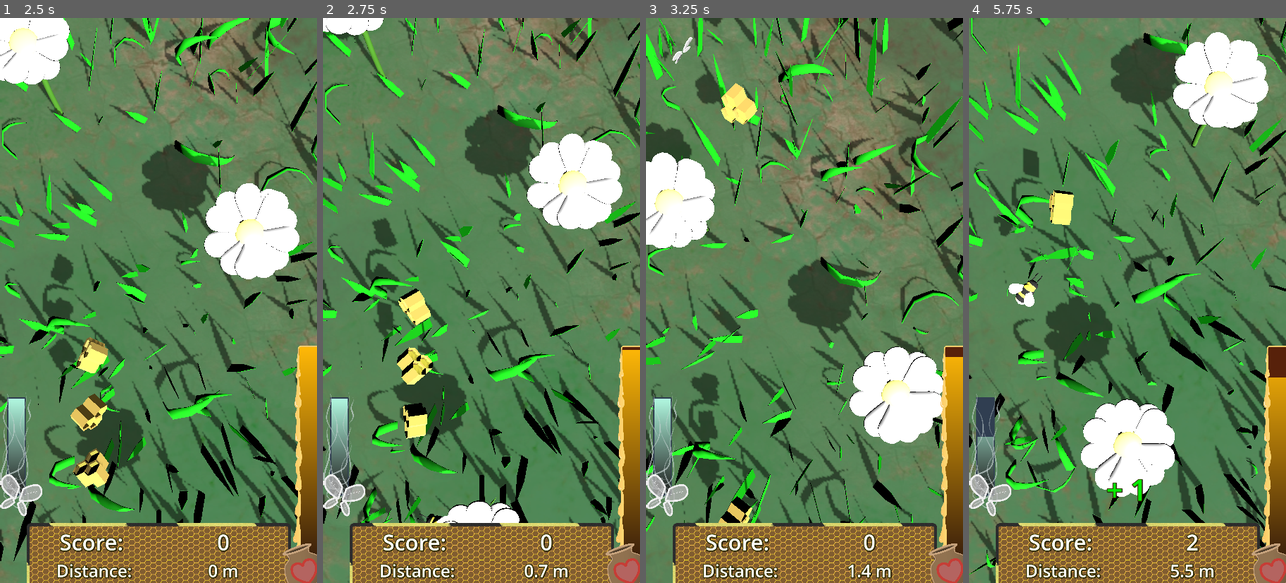
Above: before the commit, frames 1-4 (left to right).
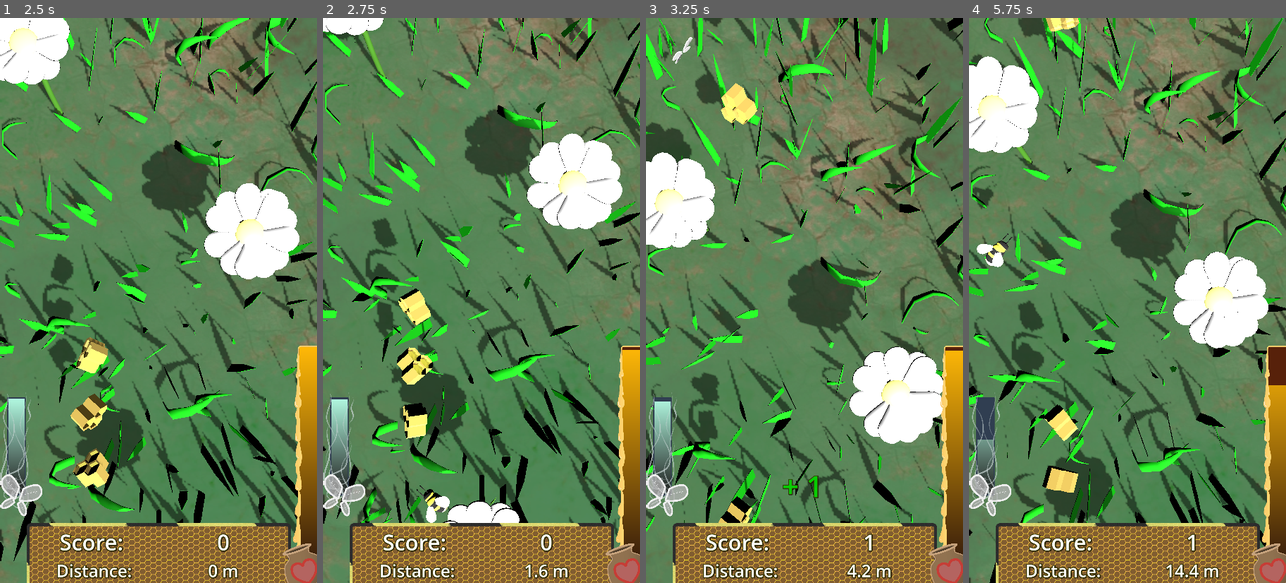
Above: after the commit, the same moments.

Repository: LettucePie/flicky_bee
Game: Godot game, scene res://Play/play_1.tscn
Two runs of this game, one before a commit and one after it. Both use one fixed random seed, a clock stepped at 60 frames per second and the inputs below.
Inputs (mouse positions are in pixels of both pictures, inside the frame that each line leads up to):
- Up to frame 1 (2.5 s): click "Continue" at 0.5 s; move the mouse to (228, 272) at 1.27 s; hold Up (ui_up) 1.28-2 s; click (228, 272) at 1.42 s; drag from (95, 328) to (142, 413) at 2.02 s
- Up to frame 2 (2.75 s): no input
- Up to frame 3 (3.25 s): move the mouse to (836, 176) at 2.77 s; hold Up (ui_up) from 2.78 s (still down); click (836, 176) at 2.92 s
- Up to frame 4 (5.75 s): release Up (ui_up) at 3.5 s; drag from (1111, 413) to (1032, 215) at 3.52 s; move the mouse to (1222, 385) at 4.27 s; hold Down (ui_down) 4.28-5 s; click (1222, 385) at 4.42 s; drag from (1032, 215) to (1079, 159) at 5.02 s

Frame 1 is identical in both runs. In frame 2, 0.6% of the frame differs, in the area x 2-72%, y 61-100%; in frame 3, 0.7%; in frame 4, 48%, in the area x 0-100%, y 0-100%.

Commit message:
Cleaned up a bit of the Player Code. Switched over the Acceleration and Distance of the Flick to be higher in speed but lower in distance. Going for a more , flick and fly design.

Diff:
--- a/Core/player.gd
+++ b/Core/player.gd
@@ -5,6 +5,8 @@
 signal finished_travel(count)
 signal flick_depleted()
 signal collected(obj)
+
+@export var flick_acc_curve : Curve
 
 @export var honey_sound : AudioStreamWAV
 @export var jar_sound: AudioStreamWAV
@@ -16,6 +18,7 @@
 
 var flick_target : Vector3
 var start_point : Vector3
+var total_distance : float
 var flicked := false
 var flown := false
 var trace := true
@@ -28,9 +31,9 @@
 var fly_dir := Vector3.FORWARD
 var fly_amp := 0.0
 var fly_force := 1.0
-var initial_acc := 8.0
-var drag := 0.05
-var final_acc := 2.0
+var initial_acc := 12.0
+#var drag := 0.05
+var final_acc := 4.0
 var speed := 0.0
 ##
 ##
@@ -54,20 +57,25 @@
 			$Buzz.pitch_scale = 0.9 + fly_force
 		else:
 			var pos = self.get_position()
-			if pos.distance_to(flick_target) > 0.5:
+			var distance = pos.distance_to(flick_target)
+			var percent = distance / total_distance
+			speed = lerp(
+				initial_acc,
+				final_acc,
+				flick_acc_curve.sample(percent)
+				)
+			if pos.distance_to(flick_target) <= 0.95:
 				pos = pos.move_toward(flick_target, speed * delta)
 			else:
 				emit_signal("flick_depleted")
 				flown = true
-				fly_force = 0.1
+				fly_force = 1.0
 				fly_amp = 0.1
 				if anim.current_animation != "Base/Fly":
 					anim.play("Base/Fly")
 				if !$Buzz.playing:
 					$Buzz.playing = true
 			self.set_position(pos)
-		if speed > final_acc:
-			speed = clamp(speed - drag, final_acc, initial_acc)
 	if magnet_col.size() > 0:
 		for m in magnet_col:
 			var m_pos = m.get_global_position()
@@ -88,6 +96,7 @@
 	flick_target = target
 	start_point = self.get_position()
 	flick_target.y = start_point.y
+	total_distance = start_point.distance_to(flick_target)
 	speed = initial_acc
 	flown = false
 	previous_dir = fly_dir
--- a/Core/player.tscn
+++ b/Core/player.tscn
@@ -1,14 +1,15 @@
-[gd_scene load_steps=14 format=3 uid="uid://byv8nd4kxpkro"]
+[gd_scene load_steps=15 format=3 uid="uid://byv8nd4kxpkro"]
 
 [ext_resource type="Script" path="res://Core/player.gd" id="1_igtm3"]
-[ext_resource type="AudioStream" uid="uid://4pxv5abssbnd" path="res://Core/Sound/Pickup_Honey.wav" id="2_4u6o7"]
-[ext_resource type="PackedScene" uid="uid://rch8dpbktmk2" path="res://Core/Art/Bee_Static.glb" id="2_rb71e"]
-[ext_resource type="AudioStream" uid="uid://cfyrrdxckkthf" path="res://Core/Sound/Pickup_Jar.wav" id="3_d0pwn"]
-[ext_resource type="AudioStream" uid="uid://dbcrb7wvphvt4" path="res://Core/Sound/Buzz.wav" id="3_gfl7y"]
-[ext_resource type="AudioStream" uid="uid://d26ee8rkbsmf6" path="res://Core/Sound/Pickup_Wing.wav" id="4_3cdhx"]
-[ext_resource type="AudioStream" uid="uid://dknybi874y4on" path="res://Core/Sound/Flower_Land.wav" id="5_um41a"]
+[ext_resource type="AudioStream" uid="uid://b0yp3fg6r7aa5" path="res://Core/Sound/Pickup_Honey.wav" id="2_4u6o7"]
+[ext_resource type="Curve" uid="uid://dgwlo3h2c16iw" path="res://Core/player_flick_acc_curve.tres" id="2_6vkyy"]
+[ext_resource type="PackedScene" uid="uid://d2eg8c0vjrofy" path="res://Core/Art/Bee_Static.glb" id="2_rb71e"]
+[ext_resource type="AudioStream" uid="uid://buswc01p8s40d" path="res://Core/Sound/Pickup_Jar.wav" id="3_d0pwn"]
+[ext_resource type="AudioStream" uid="uid://brrif5m1ggn5l" path="res://Core/Sound/Buzz.wav" id="3_gfl7y"]
+[ext_resource type="AudioStream" uid="uid://b1gkytcm4mfey" path="res://Core/Sound/Pickup_Wing.wav" id="4_3cdhx"]
+[ext_resource type="AudioStream" uid="uid://chcsbdvc02wgt" path="res://Core/Sound/Flower_Land.wav" id="5_um41a"]
 [ext_resource type="AnimationLibrary" uid="uid://c1ugy47v2irx5" path="res://Core/Art/Animations/Bee/Bee_Library.res" id="6_8bfam"]
-[ext_resource type="PackedScene" uid="uid://b6o2j1lylqq4o" path="res://Core/Art/Bee.glb" id="7_kt7jm"]
+[ext_resource type="PackedScene" uid="uid://c5kfxx6ta1732" path="res://Core/Art/Bee.glb" id="7_kt7jm"]
 
 [sub_resource type="StandardMaterial3D" id="StandardMaterial3D_jkrjm"]
 albedo_color = Color(0, 0.0117647, 1, 1)
@@ -25,6 +26,7 @@
 collision_layer = 2
 collision_mask = 5
 script = ExtResource("1_igtm3")
+flick_acc_curve = ExtResource("2_6vkyy")
 honey_sound = ExtResource("2_4u6o7")
 jar_sound = ExtResource("3_d0pwn")
 wing_sound = ExtResource("4_3cdhx")
--- /dev/null
+++ b/Core/player_flick_acc_curve.tres
@@ -0,0 +1,5 @@
+[gd_resource type="Curve" format=3 uid="uid://dgwlo3h2c16iw"]
+
+[resource]
+_data = [Vector2(0, 1), 0.0, -0.0338139, 0, 0, Vector2(1, 0), -2.07119, 0.0, 0, 0]
+point_count = 2
--- a/Play/play_1.gd
+++ b/Play/play_1.gd
@@ -20,6 +20,7 @@
 ##
 ## HUD
 ##
+var max_dimension := Vector2.ZERO
 var left_2d_bound := Vector2.ZERO
 var right_2d_bound := Vector2.ZERO
 ##
@@ -133,64 +134,78 @@
 
 func _input(event):
 	if event is InputEventMouseButton and time > 0.0:
-		if !touching and event.pressed:
-			touching = true
-			touch_start = event.position
-			if !traveling:
-				player_pos_2d = $Camera3D.unproject_position(player.get_position())
-				$Arc_Visual._assign_start_point(player_pos_2d)
-			else:
-				$Knob_Visual._assign_start_point(touch_start)
-		elif !event.pressed:
-			touching = false
-			touch_start = Vector2.ZERO
-			if flick_valid:
-				_flick_player()
-				$Arc_Visual._release()
-			else:
-				$Arc_Visual._cancel()
-			if traveling:
-				if player != null:
-					player._release_flight()
-					print("Release Flight")
-					flying = false
-					flight_strength = 0.0
-				$Knob_Visual._release()
+		_process_click(event)
 	if event is InputEventMouseMotion and time > 0.0:
 		if touching:
-			var direction = touch_start.direction_to(event.position)
-			var tension = touch_start.distance_to(event.position)
-			if !traveling:
-				direction *= -1.0
-				tension *= 2.0
-				if tension > 150 and player != null:
-					flick_valid = true
-					var offset = direction * tension
-					flick_trajectory = (player_pos_2d + offset).clamp(
-						left_2d_bound, right_2d_bound
-					)
-					if flick_trajectory.y > player_pos_2d.y:
-						flick_trajectory.y = player_pos_2d.y
-					flick_target = $Camera3D.project_position(
-						flick_trajectory, 12.5
-					)
-					if flick_target.z > player.get_position().z:
-						flick_target.z = player.get_position().z
-					$Arc_Visual._update_target_point(flick_trajectory)
-				else:
-					flick_valid = false
-					$Arc_Visual._cancel()
-			else:
-				flight_strength = clamp(
-					tension, 0.0, flight_bound
-					) / flight_bound
-				var dir_3d = Vector3(direction.x, 0.0, direction.y)
-				if flight < 1.0:
-					flight_strength = clamp(flight, 0.1, 1.0)
-				if player != null:
-					player._fly_to(dir_3d, flight_strength)
-					flying = true
-				$Knob_Visual._update_target_point(event.position)
+			_process_drag(event)
+
+###
+### The Logic for establishing whether the player is flicking or flying
+func _process_click(event : InputEventMouseButton) -> void:
+	if !touching and event.pressed:
+		touching = true
+		touch_start = event.position
+		if !traveling:
+			player_pos_2d = $Camera3D.unproject_position(player.get_position())
+			$Arc_Visual._assign_start_point(player_pos_2d)
+		else:
+			$Knob_Visual._assign_start_point(touch_start)
+	elif !event.pressed:
+		touching = false
+		touch_start = Vector2.ZERO
+		if flick_valid:
+			_flick_player()
+			$Arc_Visual._release()
+		else:
+			$Arc_Visual._cancel()
+		if traveling:
+			if player != null:
+				player._release_flight()
+				print("Release Flight")
+				flying = false
+				flight_strength = 0.0
+			$Knob_Visual._release()
+
+###
+### The Logic for controlling which direction the player is flicked,
+### and the direction they fly
+func _process_drag(event : InputEventMouseMotion) -> void:
+	var direction = touch_start.direction_to(event.position)
+	var tension = clamp(
+		touch_start.distance_to(event.position),
+		0,
+		max_dimension.y * 0.4
+		)
+	if !traveling:
+		direction *= -1.0
+		if tension > max_dimension.y * 0.1 and player != null:
+			flick_valid = true
+			var offset = direction * tension
+			flick_trajectory = (player_pos_2d + offset).clamp(
+				left_2d_bound, right_2d_bound
+			)
+			if flick_trajectory.y > player_pos_2d.y:
+				flick_trajectory.y = player_pos_2d.y
+			flick_target = $Camera3D.project_position(
+				flick_trajectory, 12.5
+			)
+			if flick_target.z > player.get_position().z:
+				flick_target.z = player.get_position().z
+			$Arc_Visual._update_target_point(flick_trajectory)
+		else:
+			flick_valid = false
+			$Arc_Visual._cancel()
+	else:
+		flight_strength = clamp(
+			tension, 0.0, flight_bound
+			) / flight_bound
+		var dir_3d = Vector3(direction.x, 0.0, direction.y)
+		if flight < 1.0:
+			flight_strength = clamp(flight, 0.1, 1.0)
+		if player != null:
+			player._fly_to(dir_3d, flight_strength)
+			flying = true
+		$Knob_Visual._update_target_point(event.position)
 
 
 func _physics_process(delta):
@@ -220,11 +235,17 @@
 func _establish_bounds() -> void:
 #	var max = get_window().size
 #	var max = DisplayServer.window_get_size()
-	var max = $HUD/Max.get_position()
-	var center = max * 0.5
-	print("Max ", max, " Center ", center)
-	left_2d_bound = Vector2(clamp(center.x - 540, 0, max.x), 0)
-	right_2d_bound = Vector2(clamp(max.x - left_2d_bound.x, 0, max.x), max.y)
+	max_dimension = $HUD/Max.get_position()
+	var center = max_dimension * 0.5
+	print("Max ", max_dimension, " Center ", center)
+	left_2d_bound = Vector2(
+		clamp(center.x - 540, 0, max_dimension.x),
+			0
+		)
+	right_2d_bound = Vector2(
+		clamp(max_dimension.x - left_2d_bound.x, 0, max_dimension.x),
+			max_dimension.y
+		)
 	print("LeftBound: ", left_2d_bound, " RightBound: ", right_2d_bound)
 
 
@@ -240,7 +261,7 @@
 	$Life_Timer.stop()
 	$Rest_Timer.start(rest_time)
 	time = clamp(time + 1.0, 0.0, life_time)
-	flight = clamp(flight + 1.0, 0.0, flight_reserve)
+	flight = clamp(flight + 2.0, 0.0, flight_reserve)
 	platform_score += 2
 	$HUD._update_score(2, platform_score)
 
--- a/project.godot
+++ b/project.godot
@@ -32,4 +32,3 @@
 [rendering]
 
 renderer/rendering_method="mobile"
-textures/vram_compression/import_s3tc_bptc=true
Not shown: 1 places in Play/play_1.tscn that only renumber resources
Not shown, changed: .gitignore
